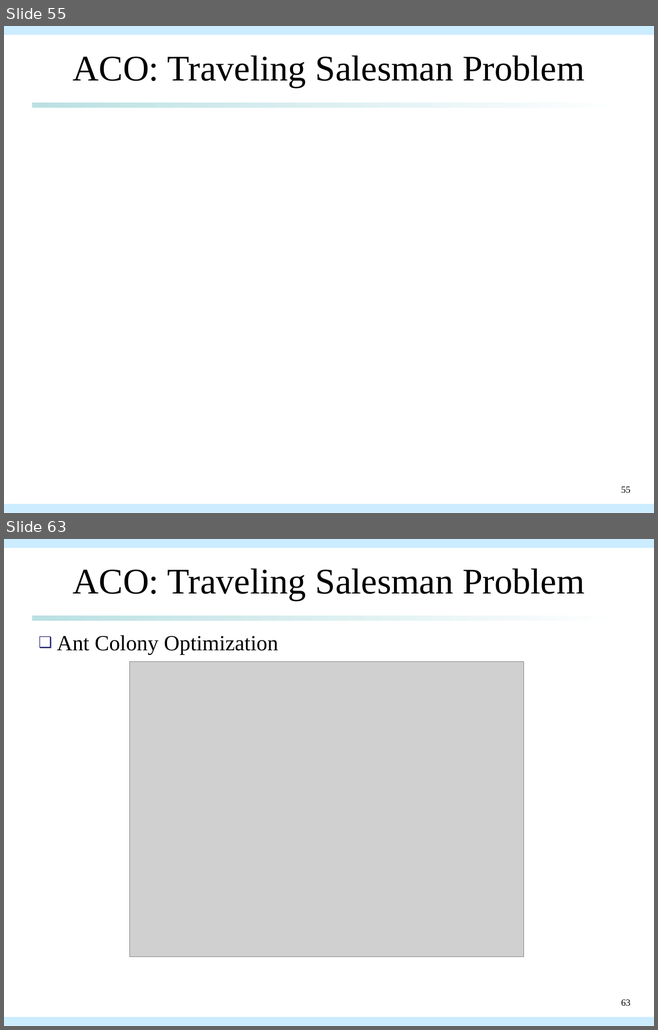
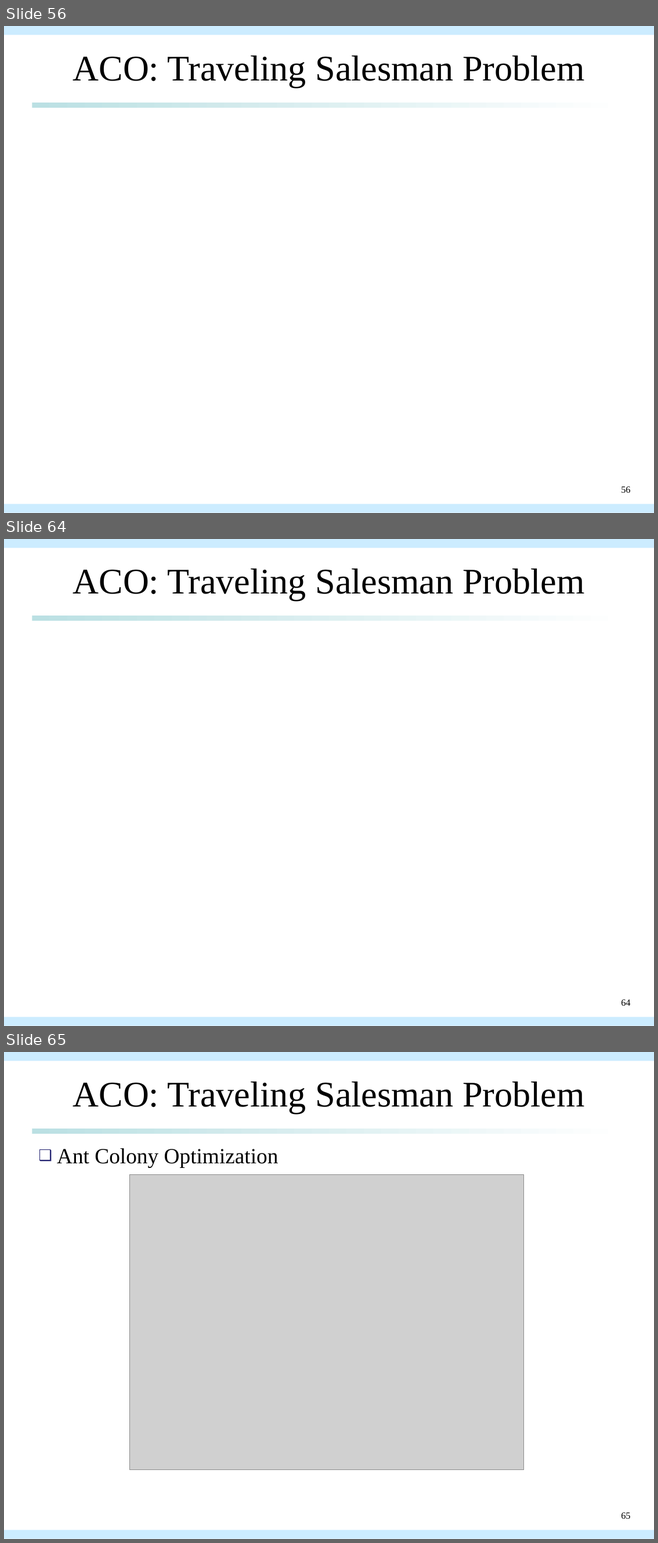
Before and after one commit to qwe8496516/AI_course, a slide deck: AI_presentation/aco_presentation.pptx. Shown one above the other, each under a label of ours: slides 55 and 63 before the commit, slides 56, 64 and 65 after it; the slides between them are not shown. The pictures are 658x1030 and 658x1543 pixels, drawn with LibreOffice and Linux fonts; fonts in the diff are those of the drawing; grey boxes stand for pictures. Boxes give left, top, right and bottom in pixels: in the first picture for what was removed or moved away, otherwise in the second. Text is boxed around its words. In the diff, an @@ line names an element or a change of style, - is before the commit and + after.

```diff
--- a/AI_presentation/aco_presentation.pptx
+++ b/AI_presentation/aco_presentation.pptx
@@ slide 64 added at box(4, 539, 654, 1026), background #FFFFFF; not listed: 3 template elements that a slide beside it also shows @@
@@ title added at box(73, 568, 585, 600), 40 pt, text #000000 @@
+ACO: Traveling Salesman Problem
@@ page number added at box(621, 1000, 630, 1006), 10.5 pt, text #000000 @@
+64
@@ what was slide 55 is now slide 56 @@
@@ page number at box(621, 487, 630, 493): text changed @@
-55
+56
@@ what was slide 63 is now slide 65 @@
@@ page number at box(621, 1513, 630, 1519): text changed @@
-63
+65
```
Also in this commit, not shown: 10 slides changed, 2 other slides added, 7 other files.
